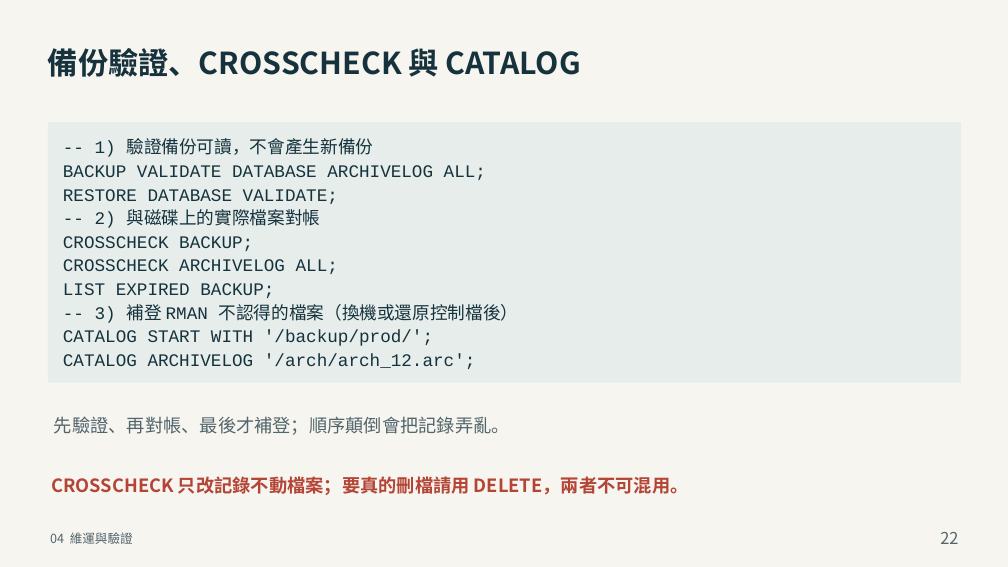
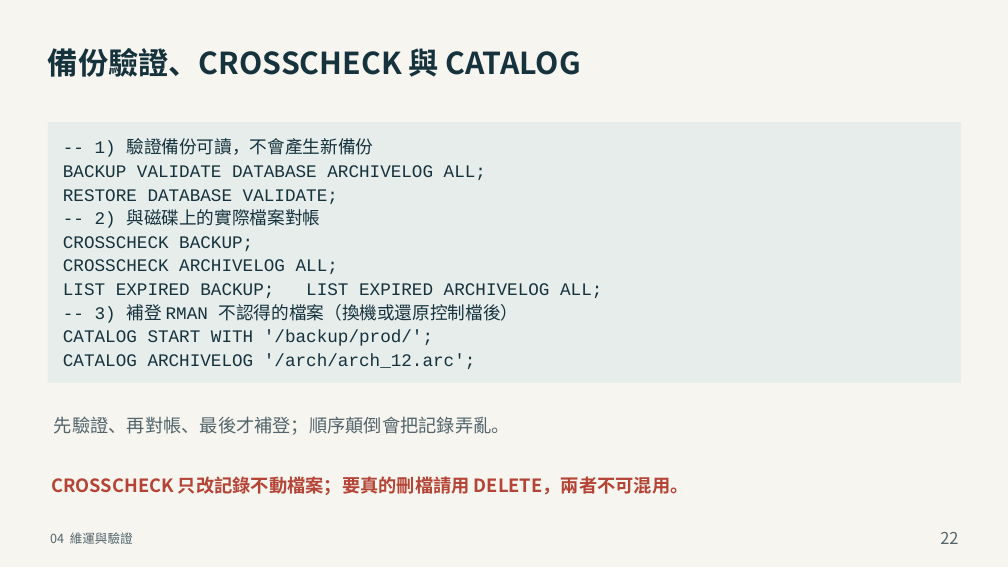
Before and after one commit to YouAreTheBlueSky/Oracle-DBA-Training-Docs, a slide deck: slide 22 of deliver_beginner/04_Oracle_DBA_備份與復原.pptx. Drawn at 1008x567 pixels with LibreOffice and Linux fonts; fonts in the diff are those of the drawing. Boxes give left, top, right and bottom in pixels: in the first picture for what was removed or moved away, otherwise in the second. Text is boxed around its words. In the diff, an @@ line names an element or a change of style, - is before the commit and + after.

```diff
--- a/deliver_beginner/04_Oracle_DBA_備份與復原.pptx
+++ b/deliver_beginner/04_Oracle_DBA_備份與復原.pptx
@@ text at <box>63,283,602,298</box>: text changed @@
-LIST EXPIRED BACKUP;
+LIST EXPIRED BACKUP; LIST EXPIRED ARCHIVELOG ALL;
```
Also in this commit, not shown: 9 other slides changed, 5 other files.
